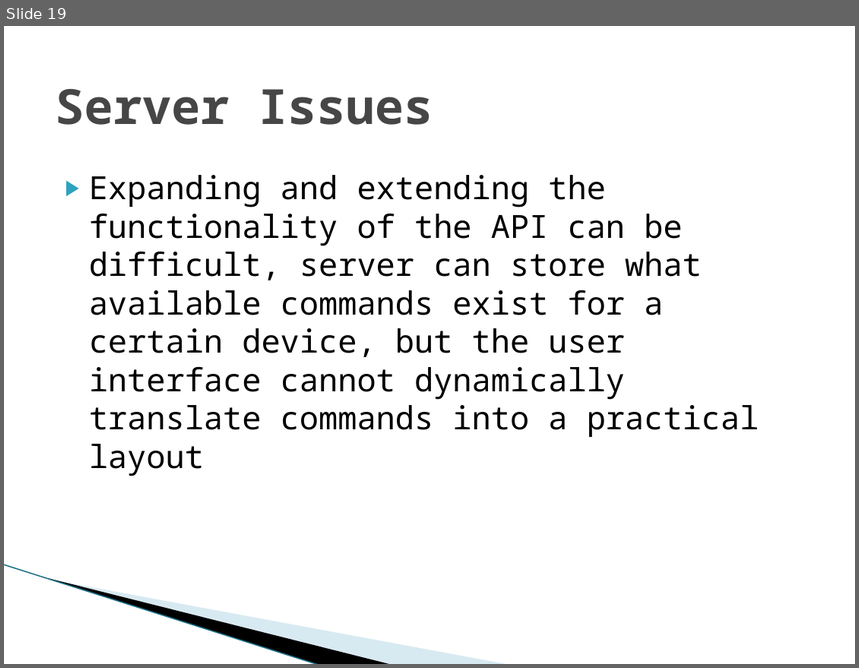
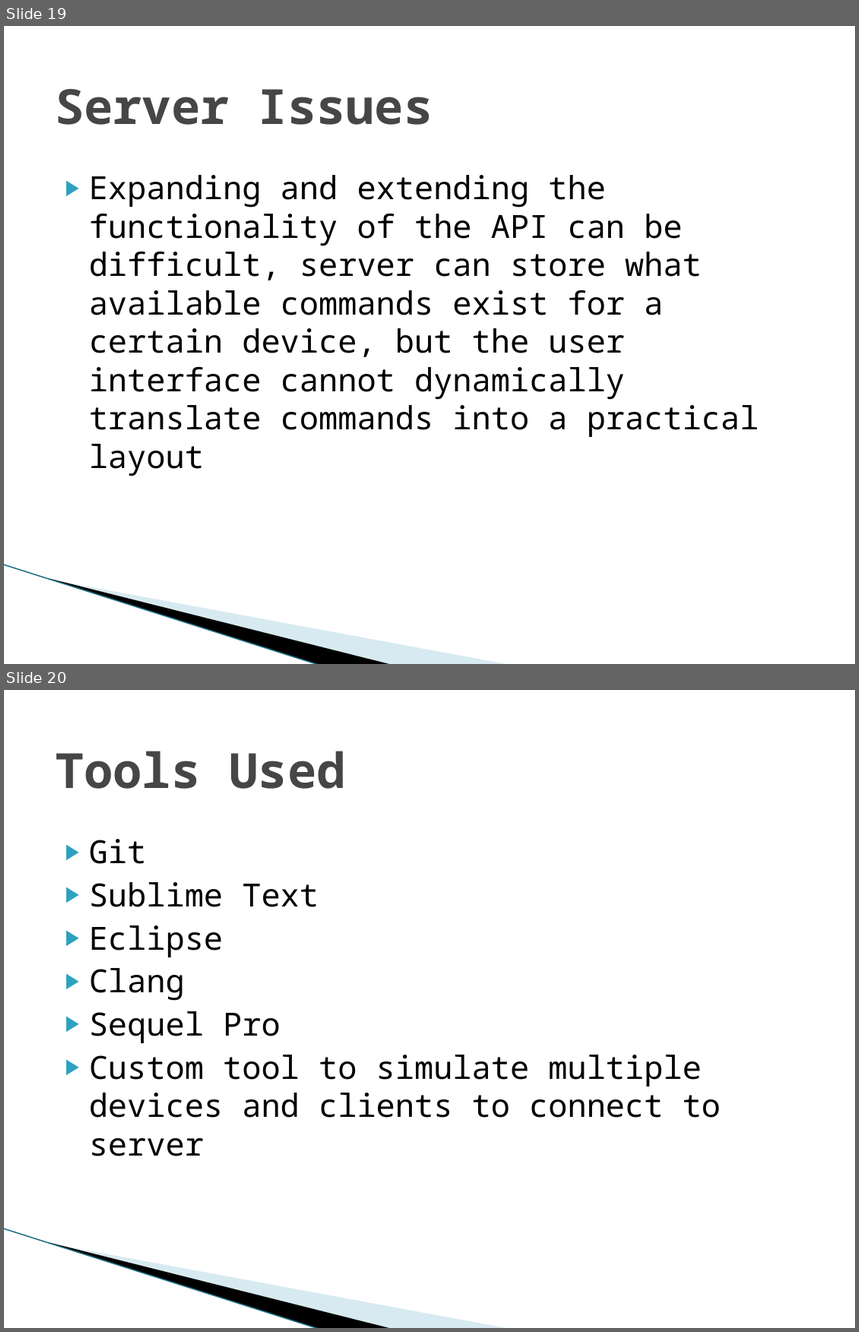
Before and after one commit to nomastmas/raichu, a slide deck: docs/final_presentation_candidate.pptx. Shown one above the other, each under a label of ours: slide 19 before the commit, slides 19 and 20 after it. The pictures are 859x668 and 859x1332 pixels, drawn with LibreOffice and Linux fonts; fonts in the diff are those of the drawing; background and template pictures are left out. Boxes give left, top, right and bottom in pixels: in the first picture for what was removed or moved away, otherwise in the second. Text is boxed around its words. In the diff, an @@ line names an element or a change of style, - is before the commit and + after.

Commit message:
add tools used

```diff
--- a/docs/final_presentation_candidate.pptx
+++ b/docs/final_presentation_candidate.pptx
@@ slide 20 added at [4,690,855,1328], background #FFFFFF; not listed: 3 template elements that a slide beside it also shows @@
@@ title added at [55,751,346,789], 41 pt, text #464646, bold @@
+Tools Used
@@ text added at [89,839,721,1157], 27 pt, text #000000 @@
+▶ Git
+▶ Sublime Text
+▶ Eclipse
+▶ Clang
+▶ Sequel Pro
+▶ Custom tool to simulate multiple devices and clients to connect to server
```
